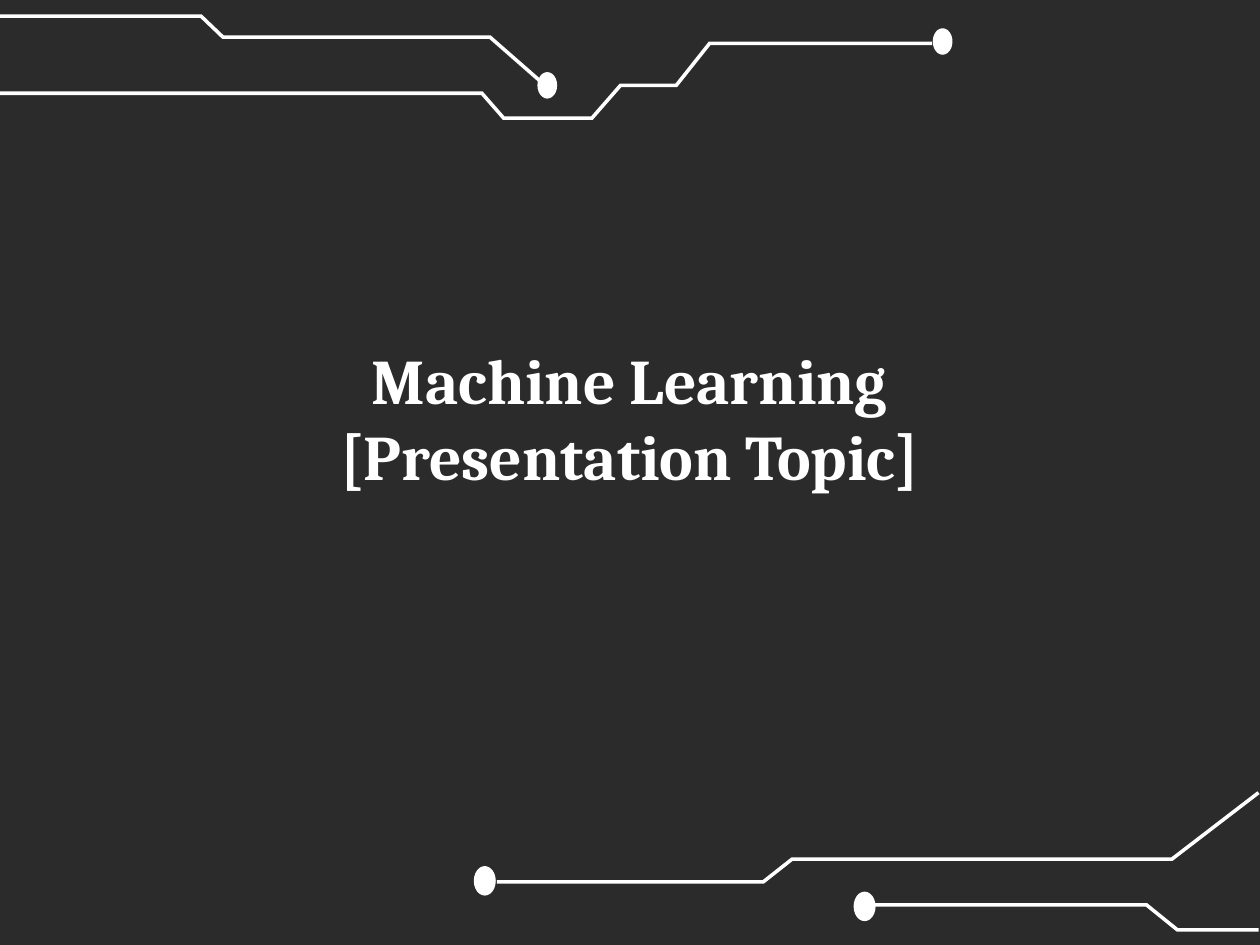
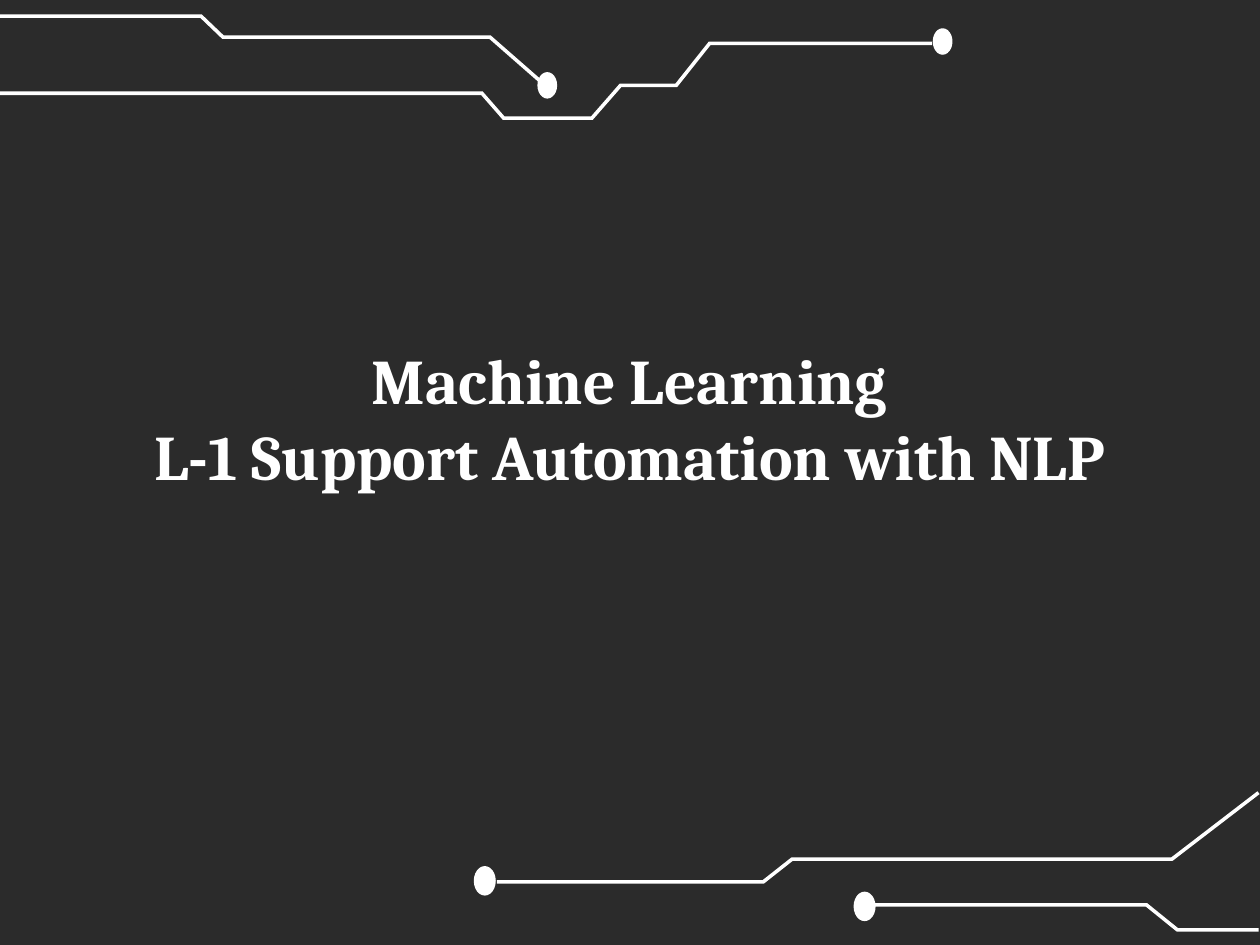
Before and after one commit to arkahome/im-ml, a slide deck: slide 1 of SolutionPresentation.pptx. Drawn at 1260x945 pixels with LibreOffice and Linux fonts; fonts in the diff are those of the drawing; background and template pictures are left out; a plain dark background stands for a picture behind light text. Boxes give left, top, right and bottom in pixels: in the first picture for what was removed or moved away, otherwise in the second. Text is boxed around its words. In the diff, an @@ line names an element or a change of style, - is before the commit and + after.

```diff
--- a/SolutionPresentation.pptx
+++ b/SolutionPresentation.pptx
@@ text at (x1=154, y1=436, x2=1104, y2=494): text changed @@
-[Presentation Topic]
+L-1 Support Automation with NLP
```
Also in this commit, not shown: 11 other slides changed, 1 slide added, 1 slide removed.
